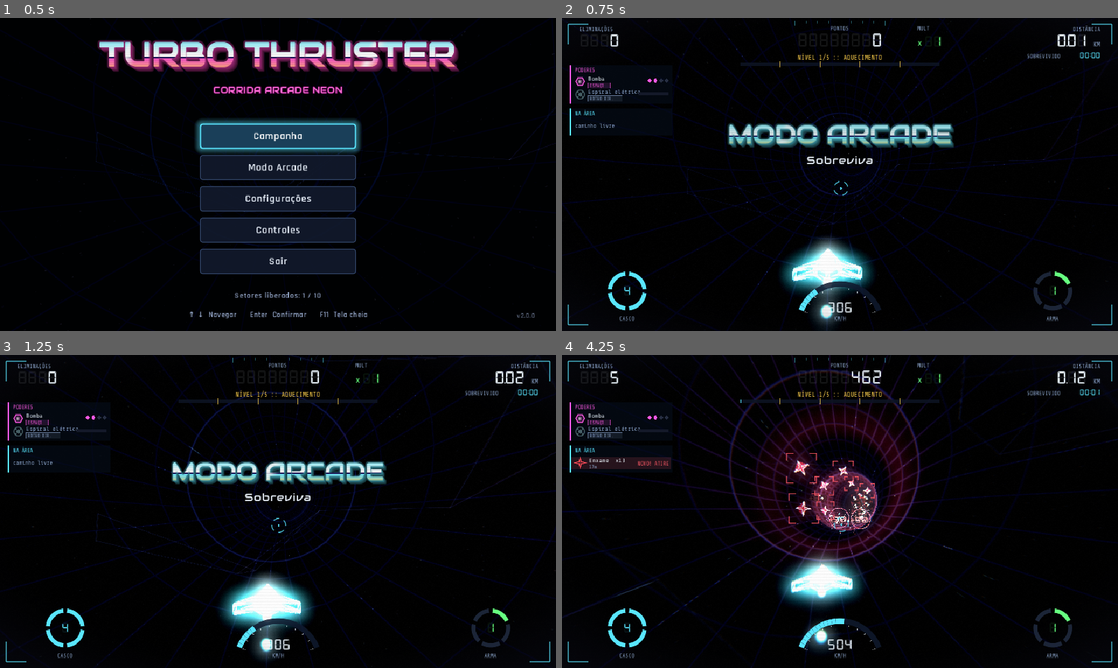
Above: before the commit, frames 1-4 (two rows, left to right).
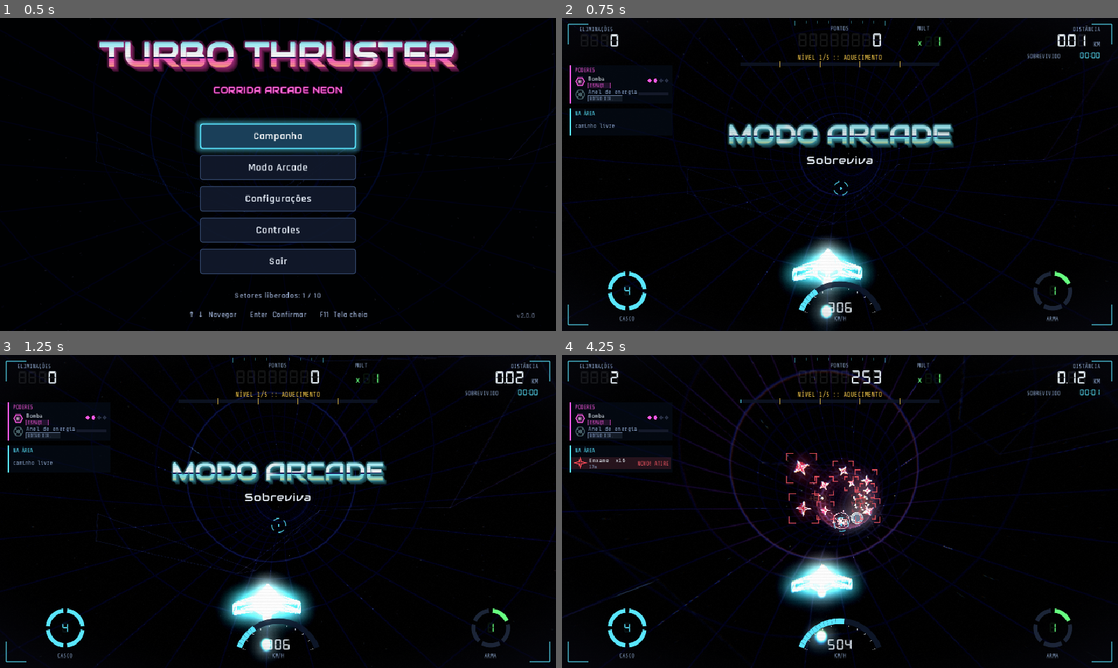
Above: after the commit, the same moments.

Repository: matthfaria96/turbo-thruster
Game: Godot game, scene res://main.tscn
The game is run twice, just before and just after one commit, with the same random seed, the same clock (stepped at 60 frames per second) and the same inputs.
Inputs (mouse positions are in pixels of both pictures, inside the frame that each line leads up to):
- Up to frame 1 (0.5 s): no input
- Up to frame 2 (0.75 s): click "Modo Arcade" at 0.5 s
- Up to frame 3 (1.25 s): no input
- Up to frame 4 (4.25 s): tap Enter (ui_accept) at 1.25, 1.52, 2.27, 3.77 s; move the mouse to (962, 495) at 1.27 s; hold D (move_right) 1.28-2.03 s; hold Shift (charge) 1.28-2.03 s; click (962, 495) at 1.42 s; tap J (fire) at 1.55, 2.1, 3.05, 3.6 s; move the mouse to (728, 527) at 2.02 s; hold S (brake) 2.03-2.78 s; click (728, 527) at 2.17 s; tap Shift (charge) at 2.3, 3.8 s; move the mouse to (895, 442) at 2.77 s; hold D (move_right) 2.78-3.53 s; hold Shift (charge) 2.78-3.53 s; click (895, 442) at 2.92 s; move the mouse to (812, 574) at 3.52 s; hold W (accelerate) from 3.53 s (still down); click (812, 574) at 3.67 s

Frame 1 is identical in both runs. In frame 2, less than 0.1% of the frame differs, in the area x 4-14%, y 22-25%; in frame 3, less than 0.1%; in frame 4, 5.2%, in the area x 4-65%, y 4-66%.

Commit message:
feat: replace spiral charge shot with an energy ring
The charged release is now a single glowing ring that flies down the
ship's lane, widening slightly, erasing enemy bullets in its path and
damaging at most 3 enemies (or the boss once) before bursting. Chain
lightning, the helix and the electric halo are removed; the nose
charge-up is subtler.

Co-Authored-By: Claude Opus 5.5 <noreply@anthropic.com>

Diff:
--- a/src/autoload/input_setup.gd
+++ b/src/autoload/input_setup.gd
@@ -19,7 +19,7 @@
 	["Acelerar (frente)", "W", "Analógico para cima"],
 	["Frear (trás)", "S", "Analógico para baixo"],
 	["Atirar (segurar)", "Botão esquerdo do mouse", "A / RT"],
-	["Espiral elétrica (segure e solte)", "Botão direito do mouse", "X / LT"],
+	["Anel de energia (segure e solte)", "Botão direito do mouse", "X / LT"],
 	["Especial: bomba (limpa a tela)", "Espaço", "Y / B"],
 	["Pausar", "Esc / P", "Start"],
 	["Tela cheia", "F11", "—"],
--- a/src/game/combat.gd
+++ b/src/game/combat.gd
@@ -28,8 +28,7 @@
 	for shot in g.projectiles.shots:
 		_shot_vs_enemies(shot)
 		_shot_vs_bosses(shot)
-	if nova_active():
-		_nova_clears_bullets()
+
 	_bullets_vs_player()
 	_enemies_vs_player()
 	_pickups_vs_player()
@@ -38,7 +37,7 @@
 
 
 func nova_active() -> bool:
-	return g.projectiles.shots.any(func(s: Dictionary) -> bool: return s.pierce or s.get("clears", false))
+	return not g.donuts.is_empty()
 
 
 # ------------------------------------------------------------- player shots
@@ -121,15 +120,6 @@
 	var ab := b - a
 	var t := clampf((c - a).dot(ab) / maxf(ab.length_squared(), 1e-6), 0.0, 1.0)
 	return (a + ab * t).distance_to(c) < r
-
-
-func _nova_clears_bullets() -> void:
-	for nova: Dictionary in g.projectiles.shots.filter(func(s: Dictionary) -> bool: return s.pierce or s.get("clears", false)):
-		var reach := 0.45 if nova.pierce else 0.3
-		var removed := g.projectiles.clear_bullets(func(b: Dictionary) -> bool:
-			return absf(b.s - nova.s) < 6.0 and absf(Track.angle_diff(b.th, nova.th)) < reach)
-		g.score += 10 * removed.size()
-		_spark_bullets(removed)
 
 
 const MAX_BURST_SPARKS := 30
--- /dev/null
+++ b/src/game/donut.gd
@@ -0,0 +1,107 @@
+class_name Donut
+extends Node3D
+## Charged release: a glowing energy ring that flies down the ship's lane,
+## widening slightly. It damages at most MAX_HITS enemies (each once), erases
+## enemy bullets it passes through, then bursts.
+
+const MAX_HITS := 3
+const DAMAGE := 9.0
+const SPEED := 85.0
+const LIFE := 1.0
+const RADIUS_START := 0.9
+const RADIUS_END := 2.5
+const COLOR := Color(0.55, 0.9, 1.0)
+
+var s := 0.0
+var ps := 0.0
+var th := 0.0
+var age := 0.0
+var done := false
+var _hits: Array[Enemy] = []
+var _boss_hit := false
+var _game: Game
+var _ring: Node3D
+var _geo: Array[GeometryInstance3D] = []
+
+
+func setup(game: Game, p_s: float, p_th: float) -> void:
+	_game = game
+	s = p_s
+	ps = p_s
+	th = p_th
+	_ring = Node3D.new()
+	_ring.add_child(NeonGeo.build("donut_outer", NeonGeo.ring(1.0, 32, 0.25), COLOR, 2.4, 0.18, 0.09))
+	_ring.add_child(NeonGeo.build("donut_inner", NeonGeo.ring(0.72, 24), Color(1, 1, 1), 2.0, 0.0, 0.04))
+	add_child(_ring)
+	_geo = Meshes.geometry_of(_ring)
+
+
+func radius() -> float:
+	return lerpf(RADIUS_START, RADIUS_END, ease(minf(age / LIFE, 1.0), 0.5))
+
+
+func step(dt: float) -> void:
+	if done:
+		return
+	age += dt
+	ps = s
+	s += (_game.player.speed + SPEED) * dt
+	_place()
+	_hit_enemies()
+	_hit_bosses()
+	_clear_bullets()
+	if age >= LIFE or _hits.size() >= MAX_HITS:
+		_burst()
+
+
+func _place() -> void:
+	var fr := _game.track.frame(s)
+	var center := fr.origin + Track.radial(fr, th) * (Track.RADIUS - Player.H - 0.3)
+	global_transform = Transform3D(fr.basis, center)
+	_ring.scale = Vector3.ONE * radius()
+	_ring.rotation.z += 0.25
+	var fade := 1.0 - smoothstep(0.75, 1.0, age / LIFE)
+	for g in _geo:
+		g.set_instance_shader_parameter("fade", fade)
+
+
+func _inside(e_s: float, e_th: float, e_h: float, e_radius: float) -> bool:
+	if e_s < ps - e_radius or e_s > s + e_radius:
+		return false
+	var arc := absf(Track.angle_diff(e_th, th)) * (Track.RADIUS - e_h)
+	return arc < radius() + e_radius * 0.5
+
+
+func _hit_enemies() -> void:
+	for e in _game.enemies:
+		if _hits.size() >= MAX_HITS:
+			return
+		if not e.alive or e.hidden or e.invulnerable or e in _hits:
+			continue
+		if _inside(e.s, e.th, e.h, e.spec.radius):
+			_hits.append(e)
+			_game.fx.sparks(e.global_position, COLOR, 14, 16.0, 0.9, 0.3)
+			_game.combat.hit_enemy(e, DAMAGE)
+
+
+func _hit_bosses() -> void:
+	for b in _game.bosses:
+		if not _boss_hit and b.core_hittable() and _inside(b.s, b.th, b.h, b.radius):
+			_boss_hit = true
+			_hits.append(null)
+			if b.damage(DAMAGE * 1.5):
+				_game.on_boss_killed(b)
+
+
+func _clear_bullets() -> void:
+	var removed := _game.projectiles.clear_bullets(func(b: Dictionary) -> bool:
+		return b.s >= ps - 1.0 and b.s <= s + 1.0 and absf(Track.angle_diff(b.th, th)) * Track.RADIUS < radius())
+	for b in removed.slice(0, 6):
+		_game.fx.sparks(_game.track.point(b.s, b.th, b.h), EnemyTypes.BULLET_COLOR, 4, 8.0, 0.5, 0.2)
+
+
+func _burst() -> void:
+	done = true
+	_game.fx.shockwave(global_position, COLOR, radius() * 1.6)
+	_game.fx.sparks(global_position, COLOR, 20, 14.0, 0.8, 0.3)
+	queue_free()
--- a/src/game/game.gd
+++ b/src/game/game.gd
@@ -215,9 +215,10 @@
 	geoms.update(dt, player)
 	if state in [State.PLAY, State.BOSS, State.PORTAL] and not _gallery:
 		combat.resolve(dt)
+		_step_donuts(dt)
 	_sync_transforms(dt)
 	_draw_lines()
-	_charge_fx(dt)
+	_charge_fx()
 	projectiles.render()
 	geoms.render()
 	tunnel.update_view(player.s)
@@ -563,60 +564,33 @@
 			fire_bullet(s, wrapf(a, -PI, PI), h, rel_speed, 0.0)
 
 
-const CHAIN_TARGETS := 6
-const CHAIN_RANGE := 70.0
-const CHAIN_DAMAGE := 6.0
-const AURA_TIME := 0.6
-
-var _aura_t := 0.0
-
-
+var donuts: Array[Donut] = []
+
+
+## Right-click release: launch one energy ring down the ship's lane.
 func _on_nova(s: float, th: float) -> void:
-	for shot in player.spiral_shots(s, th):
-		projectiles.add_shot(shot)
-	var at := track.point(s, th, Player.H)
-	var ahead_at := track.point(s + 10.0, th, Player.H)
-	fx.sparks(ahead_at, Player.NOVA_COLOR, 36, 26.0, 1.2, 0.35)
-	fx.shockwave(ahead_at, Player.NOVA_COLOR, 3.0)
-	fx.shake = maxf(fx.shake, 0.3)
-	post.kick(0.4)
-	post.pulse(Player.NOVA_COLOR, 0.25)
-	_aura_t = AURA_TIME
-	_chain_lightning(at)
-	Sfx.play("nova")
-
-
-## Bolts jump from the ship to the nearest enemies ahead, damaging each.
-func _chain_lightning(from: Vector3) -> void:
-	var targets := enemies.filter(func(e: Enemy) -> bool:
-		var ahead := e.s - player.s
-		return e.alive and not e.invulnerable and not e.hidden and ahead > 0.0 and ahead < CHAIN_RANGE \
-			and absf(Track.angle_diff(e.th, player.th)) < 1.4)
-	targets.sort_custom(func(a: Enemy, b: Enemy) -> bool: return a.s < b.s)
-	var prev := from
-	for e: Enemy in targets.slice(0, CHAIN_TARGETS):
-		fx.lightning(prev, e.global_position, Color(0.75, 0.95, 1.0), 0.3, 0.1)
-		fx.sparks(e.global_position, Player.NOVA_COLOR, 10, 14.0, 0.8, 0.25)
-		combat.hit_enemy(e, CHAIN_DAMAGE)
-		prev = e.global_position
-	for b in bosses:
-		if b.core_hittable() and b.s - player.s < CHAIN_RANGE * 1.4:
-			fx.lightning(prev, b.global_position, Color(0.75, 0.95, 1.0), 0.3, 0.12)
-			if b.damage(CHAIN_DAMAGE * 1.5):
-				on_boss_killed(b)
+	var d := Donut.new()
+	add_child(d)
+	d.setup(self, s, th)
+	donuts.append(d)
+	fx.sparks(track.point(s, th, Player.H), Donut.COLOR, 18, 14.0, 0.7, 0.25)
+	post.kick(0.2)
+	Sfx.play("nova", -2.0)
+
+
+func _step_donuts(dt: float) -> void:
+	for d in donuts:
+		d.step(dt)
+	donuts = donuts.filter(func(d: Donut) -> bool: return not d.done)
 	enemies = enemies.filter(func(e: Enemy) -> bool: return e.alive)
 
 
-## Crackle while charging and an electric halo right after the release.
-func _charge_fx(dt: float) -> void:
-	_aura_t = maxf(0.0, _aura_t - dt)
-	if not player.alive:
+## Subtle crackle at the nose while the charge builds.
+func _charge_fx() -> void:
+	if not player.alive or player.charge < 0.5 or randf() > player.charge * 0.25:
 		return
 	var nose := player.global_position - player.global_basis.z * 1.5
-	if player.charge > 0.35 and randf() < player.charge * 0.6:
-		fx.zap(nose, 0.6 + player.charge * 1.2, Player.NOVA_COLOR, 1)
-	if _aura_t > 0.0:
-		fx.zap(player.global_position, 2.2, Color(0.8, 0.95, 1.0), 1)
+	fx.zap(nose, 0.4 + player.charge * 0.5, Player.NOVA_COLOR, 1)
 
 
 func _on_geom(pos: Vector3) -> void:
--- a/src/game/hud_feed.gd
+++ b/src/game/hud_feed.gd
@@ -15,7 +15,7 @@
 	var rows: Array = [
 		{"icon": "pickup_bomb", "name": "Bomba", "key": "ESPAÇO", "color": bomb_color,
 			"count": p.specials, "max": Player.MAX_SPECIALS, "ready": p.specials > 0},
-		{"icon": "charge", "name": "Espiral elétrica", "key": "BOTÃO DIR.", "color": Color(0.75, 1.0, 1.0),
+		{"icon": "charge", "name": "Anel de energia", "key": "BOTÃO DIR.", "color": Color(0.75, 1.0, 1.0),
 			"ratio": p.charge, "ready": p.charge >= 1.0, "label": "PRONTO!" if p.charge >= 1.0 else ""},
 	]
 	var timed := [["shield", p.shield_t, 10.0], ["rapid", p.rapid_t, 9.0], ["missile", pu.missile_t, PowerUps.MISSILE_TIME],
--- a/src/game/player.gd
+++ b/src/game/player.gd
@@ -14,9 +14,6 @@
 const MAX_HULL := 4
 const MAX_WEAPON := 5
 const CHARGE_TIME := 0.5
-const SPIRAL_SHOTS := 12
-const SPIRAL_SPREAD := 0.55
-const SPIRAL_SPIN := 3.2
 const NOVA_COLOR := Color(0.55, 0.85, 1.0)
 const INVULN_TIME := 1.6
 const FIRE_RATE := [0.0, 8.0, 9.0, 10.0, 12.0, 12.0]
@@ -67,7 +64,7 @@
 	add_child(_model)
 	_flares = [_model.get_node("FlareL"), _model.get_node("FlareR")]
 	_muzzle = _model.get_node("Muzzle")
-	_orb = Meshes.aura(NOVA_COLOR, 1.0, 1.4)
+	_orb = Meshes.aura(NOVA_COLOR, 1.0, 1.1)
 	_orb.position = Vector3(0, 0.1, -1.6)
 	_orb.visible = false
 	_model.add_child(_orb)
@@ -145,26 +142,11 @@
 	_charge_sound = false
 
 
-## Charged release: a double helix of energy bolts that sweeps a band about
-## three times wider than the normal guns and erases enemy bullets it touches.
-func spiral_shots(at_s: float, at_th: float) -> Array[Dictionary]:
-	var out: Array[Dictionary] = []
-	for i in SPIRAL_SHOTS:
-		var arm := 1.0 if i % 2 == 0 else -1.0
-		var k := float(i / 2) / float(SPIRAL_SHOTS / 2 - 1)
-		var offset := (k - 0.5) * 2.0 * SPIRAL_SPREAD
-		out.append({"s": at_s + i * 0.6, "ps": at_s, "th": at_th + offset, "h": H + 0.2,
-			"vs": speed + 120.0, "vth": arm * SPIRAL_SPIN * (0.6 + k * 0.4), "dmg": 4.0, "pierce": false,
-			"clears": true, "size": 1.2, "life": 0.85, "color": NOVA_COLOR.lerp(Color(1, 0.5, 1), k),
-			"swing": arm, "base_th": at_th + offset, "age": 0.0})
-	return out
-
-
 ## Energy ball growing at the nose while charging, particles sucked inward.
 func _animate_charge() -> void:
 	_orb.visible = charge > 0.02 and alive
 	var flick := 0.9 + 0.1 * sin(Time.get_ticks_msec() * (0.04 if charge >= 1.0 else 0.02))
-	_orb.scale = Vector3.ONE * (0.25 + charge * 0.85) * flick
+	_orb.scale = Vector3.ONE * (0.2 + charge * 0.6) * flick
 	_orb.set_instance_shader_parameter("tint", NOVA_COLOR.lerp(Color(1, 1, 1), charge * charge))
 	_suction.emitting = charge > 0.05 and alive
 	_suction.amount_ratio = clampf(charge, 0.2, 1.0)
--- a/src/game/projectiles.gd
+++ b/src/game/projectiles.gd
@@ -41,12 +41,7 @@
 	for shot in shots:
 		shot.ps = shot.s
 		shot.s += shot.vs * dt
-		if shot.has("swing"):
-			# Helix: each bolt orbits its lane, the two arms crossing over.
-			shot.age += dt
-			shot.th = wrapf(shot.base_th + sin(shot.age * 9.0 + shot.swing) * 0.35 + shot.vth * shot.age * 0.25, -PI, PI)
-		else:
-			shot.th = wrapf(shot.th + shot.vth * dt, -PI, PI)
+		shot.th = wrapf(shot.th + shot.vth * dt, -PI, PI)
 		shot.life -= dt
 	for b in bullets:
 		# Bullets keep their absolute speed in slow motion: scale the
@@ -76,7 +71,7 @@
 		var shot: Dictionary = shots[i]
 		var fr := track.frame(shot.s)
 		var pos: Vector3 = fr.origin + Track.radial(fr, shot.th) * (Track.RADIUS - shot.h)
-		var length: float = 6.0 if shot.pierce else (3.6 if shot.has("swing") else 2.8)
+		var length: float = 6.0 if shot.pierce else 2.8
 		var basis := Basis(fr.basis.x * shot.size * 0.55, -fr.basis.z * length, fr.basis.y)
 		_shot_mm.set_instance_transform(i, Transform3D(basis, pos))
 		_shot_mm.set_instance_color(i, Color(0.75, 1.0, 1.0) if shot.pierce else shot.get("color", EnemyTypes.SHOT_COLOR))
Not shown, added: src/game/donut.gd.uid
